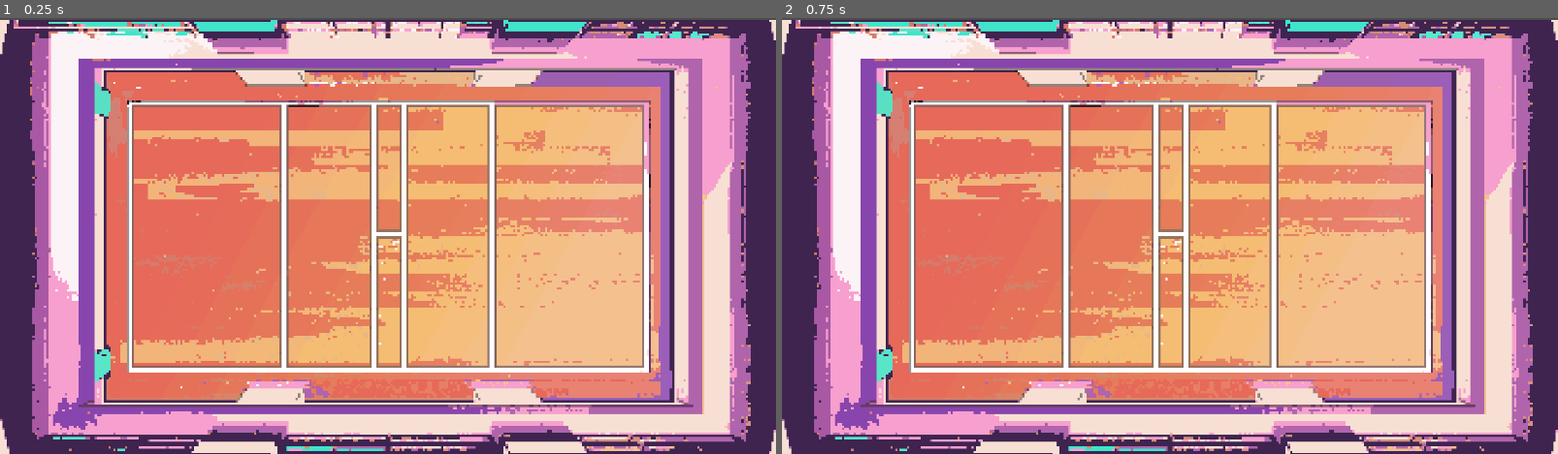
Above: before the commit, frames 1-2 (left to right).
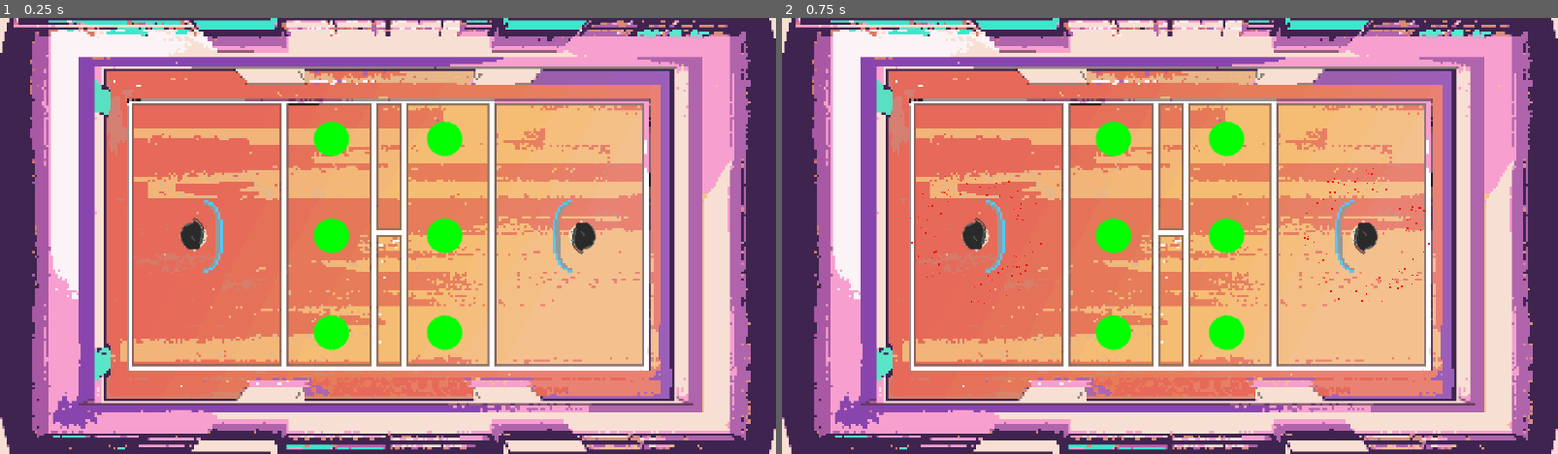
Above: after the commit, the same moments.

Repository: blongty/dodgeballics167
Game: Godot game, scene res://levels/level/Dodgeballistic.tscn
Same seed, same stepped clock (60 frames per second), same inputs: the game is played once before the commit and once after it.
Inputs (mouse positions are in pixels of both pictures, inside the frame that each line leads up to):
- Up to frame 1 (0.25 s): no input
- Up to frame 2 (0.75 s): tap Enter at 0.5 s; move the mouse to (1340, 214) at 0.52 s; hold D (MOVE_RIGHT) from 0.53 s (still down); tap E (INTERACT) at 0.6 s; click (1340, 214) at 0.67 s

The runs differ from the first frame. In frame 1, 16% of the frame differs, in the area x 0-100%, y 0-100%; in frame 2, 16%.
Error after the commit: Parse Error: Unexpected indentation. (res://components/objects/Player/Player.gd:158)

Commit message:
Set-Up dodgeballistic scene

Diff:
--- a/components/objects/snowball/snowball.tscn
+++ b/components/objects/snowball/snowball.tscn
@@ -8,6 +8,7 @@
 
 [node name="Snowball" type="RigidBody2D"]
 scale = Vector2( 1.00765, 1 )
+collision_layer = 2
 collision_mask = 9
 gravity_scale = 0.0
 script = ExtResource( 1 )
@@ -18,7 +19,5 @@
 "_edit_lock_": true
 }
 
-[node name="RigidBody2D" type="RigidBody2D" parent="."]
-
-[node name="CollisionShape2D" type="CollisionShape2D" parent="RigidBody2D"]
+[node name="CollisionShape2D" type="CollisionShape2D" parent="."]
 shape = SubResource( 1 )
--- a/levels/level/Dodgeballistic.tscn
+++ b/levels/level/Dodgeballistic.tscn
@@ -1,19 +1,55 @@
-[gd_scene load_steps=2 format=2]
+[gd_scene load_steps=4 format=2]
 
 [ext_resource path="res://levels/level/pixelate-field.png" type="Texture" id=1]
+[ext_resource path="res://components/objects/Player/Player.tscn" type="PackedScene" id=2]
+[ext_resource path="res://components/objects/snowball/snowball.tscn" type="PackedScene" id=3]
 
 [node name="Field" type="Node2D"]
 
 [node name="pixel-field-background" type="Sprite" parent="."]
-position = Vector2( 960, 543.773 )
+position = Vector2( 960, 540 )
 texture = ExtResource( 1 )
 
 [node name="StaticBody2D" type="StaticBody2D" parent="pixel-field-background"]
 position = Vector2( -960, -543.773 )
-collision_layer = 16
-collision_mask = 2
+collision_layer = 8
+collision_mask = 3
 
 [node name="CollisionPolygon2D" type="CollisionPolygon2D" parent="pixel-field-background/StaticBody2D"]
 position = Vector2( 0, 7.09558 )
 scale = Vector2( 1, 1.07738 )
 polygon = PoolVector2Array( 1663.44, 121.072, 1667.76, 878.375, 1341.83, 876.371, 1307.29, 830.292, 1177.79, 832.295, 1 …(398 unchanged characters)…
+
+[node name="Player" parent="." instance=ExtResource( 2 )]
+position = Vector2( 480, 540 )
+scale = Vector2( 3, 3 )
+
+[node name="Player2" parent="." instance=ExtResource( 2 )]
+position = Vector2( 1440, 540 )
+rotation = 3.13031
+scale = Vector2( 3, 3 )
+player_id = 1
+
+[node name="Snowball" parent="." instance=ExtResource( 3 )]
+position = Vector2( 820, 300 )
+rotation = -1.63862
+
+[node name="Snowball2" parent="." instance=ExtResource( 3 )]
+position = Vector2( 820, 540 )
+rotation = -1.63862
+
+[node name="Snowball3" parent="." instance=ExtResource( 3 )]
+position = Vector2( 820, 780 )
+rotation = -1.63862
+
+[node name="Snowball4" parent="." instance=ExtResource( 3 )]
+position = Vector2( 1100, 300 )
+rotation = -1.63862
+
+[node name="Snowball5" parent="." instance=ExtResource( 3 )]
+position = Vector2( 1100, 540 )
+rotation = -1.63862
+
+[node name="Snowball6" parent="." instance=ExtResource( 3 )]
+position = Vector2( 1100, 780 )
+rotation = -1.63862
